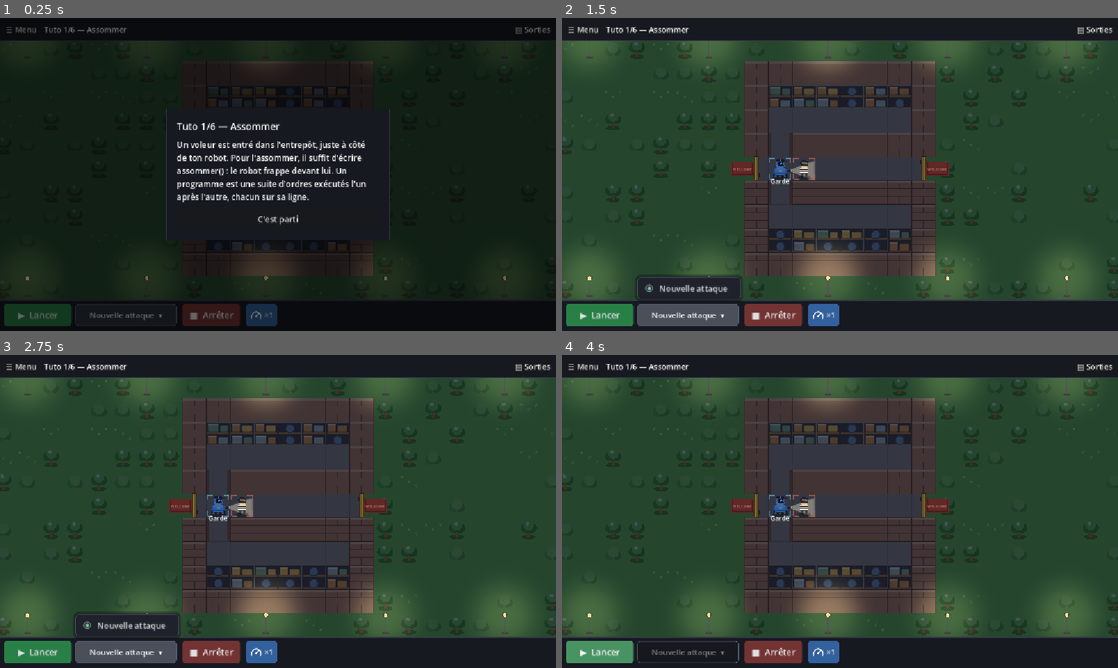
Above: before the commit, frames 1-4 (two rows, left to right).
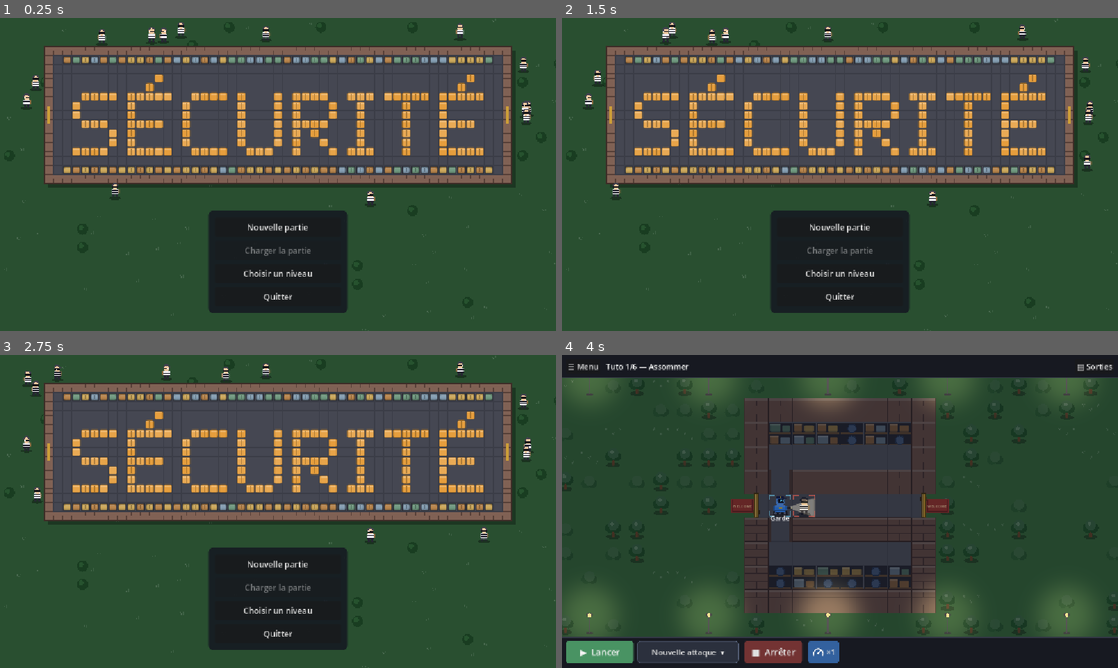
Above: after the commit, the same moments.

Repository: YohanPoirier/jeu_securite
Game: Godot game, scene res://main.tscn
Same seed, same stepped clock (60 frames per second), same inputs: the game is played once before the commit and once after it.
Inputs (mouse positions are in pixels of both pictures, inside the frame that each line leads up to):
- Up to frame 1 (0.25 s): no input
- Up to frame 2 (1.5 s): click (840, 274) at 0.5 s, where only the run after the commit has a clickable "Choisir un niveau"; click "Nouvelle attaque ▾" at 1.25 s
- Up to frame 3 (2.75 s): click "Nouvelle attaque ▾" at 2 s
- Up to frame 4 (4 s): click (840, 564) at 2.75 s, where only the run after the commit has a clickable "Nouvelle partie"; click "▶ Lancer" at 3.5 s

The runs differ from the first frame. In frame 1, 91% of the frame differs, in the area x 0-100%, y 0-100%; in frame 2, 63%; in frame 3, 63%; in frame 4, 1.1%.

Commit message:
Écran d'accueil : entrepôt dont les caisses écrivent SÉCURITÉ, voleurs qui rôdent autour ; nouvelle partie, charger, choisir un niveau, quitter
Co-Authored-By: Claude Opus 5.5 <noreply@anthropic.com>
Claude-Session: https://claude.ai/code/session_01Qn8oNbxsrQNPS2EWgssgFJ

Diff:
--- a/scripts/main.gd
+++ b/scripts/main.gd
@@ -9,6 +9,7 @@
 
 const Interp = preload("res://scripts/interpreter.gd")
 const World = preload("res://scripts/world.gd")
+const TitleScreen = preload("res://scripts/title_screen.gd")
 const RailView = preload("res://scripts/rail_view.gd")
 
 const SAVE_PATH := "user://progression.cfg"
@@ -72,6 +73,7 @@
 var editor_panel: PanelContainer
 var toolbox: VBoxContainer  # boîte à outils : rappel des fonctions utilisables (repliable)
 var toolbox_btn: Button
+var title: Control  # écran d'accueil
 var cam_btn: Button
 var cam_follow := true  # caméra automatique : suit le robot dont l'éditeur est ouvert
 var tex_cam_on: Texture2D
@@ -92,6 +94,49 @@
 	_load_progress()
 	_build_ui()
 	_select_level(mini(unlocked - 1, levels.size() - 1))
+	_build_title()
+	_show_title()
+
+
+# ---------- écran d'accueil ----------
+
+func _build_title() -> void:
+	title = TitleScreen.new()
+	add_child(title)
+	move_child(modal, -1)  # les fenêtres (choix du niveau, confirmation) s'ouvrent par-dessus l'accueil
+	title.new_game.connect(func():
+		if FileAccess.file_exists(SAVE_PATH):
+			_show_modal("nouvelle_partie")
+		else:
+			_start_new_game())
+	title.load_game.connect(func():
+		_hide_title()
+		_select_level(mini(unlocked - 1, levels.size() - 1)))
+	title.choose_level.connect(func(): _show_modal("principal"))
+	title.quit_game.connect(func(): get_tree().quit())
+
+
+func _show_title() -> void:
+	_save_editors()
+	_stop()
+	_close_modal()
+	_close_editor()
+	title.refresh(FileAccess.file_exists(SAVE_PATH))
+	title.visible = true
+
+
+func _hide_title() -> void:
+	if title != null:
+		title.visible = false
+
+
+## Nouvelle partie : la progression et les programmes enregistrés sont effacés, on commence au tuto.
+func _start_new_game() -> void:
+	unlocked = 1
+	codes.clear()
+	_save_progress()
+	_hide_title()
+	_select_level(0)
 
 
 # ---------- données ----------
@@ -935,7 +980,7 @@
 			_modal_title("Menu", true)
 			modal_box.add_child(_modal_button("Recommencer le niveau", _restart_level))
 			modal_box.add_child(_modal_button("Aide", func(): _show_modal("aide")))
-			modal_box.add_child(_modal_button("Retour au menu principal", func(): _show_modal("principal")))
+			modal_box.add_child(_modal_button("Retour à l'accueil", _show_title))
 		"aide":
 			_modal_title("Aide", true)
 			var tabs := HBoxContainer.new()
@@ -982,11 +1027,16 @@
 				modal_box.add_child(_modal_button("Suite" if levels[cur + 1].has("etiquette") else "Niveau suivant", func(): _select_level(cur + 1)))
 			if not _modal_locked():
 				modal_box.add_child(_modal_button("Fermer", _close_modal))
+		"nouvelle_partie":
+			_modal_title("Nouvelle partie", true)
+			var warn := _label("Ta partie en cours (niveaux débloqués et programmes) sera effacée. Cette action est définitive.")
+			warn.autowrap_mode = TextServer.AUTOWRAP_WORD_SMART
+			warn.custom_minimum_size = Vector2(MODAL_W - 20, 0)
+			modal_box.add_child(warn)
+			modal_box.add_child(_modal_button("Effacer et commencer", _start_new_game))
+			modal_box.add_child(_modal_button("Annuler", _close_modal))
 		"principal":
-			var t := _label("Garde Robot")
-			t.add_theme_font_size_override("font_size", 26)
-			t.horizontal_alignment = HORIZONTAL_ALIGNMENT_CENTER
-			modal_box.add_child(t)
+			_modal_title("Choisir un niveau", true)
 			# la liste défile si la fenêtre est trop petite pour tous les niveaux
 			var lsc := ScrollContainer.new()
 			lsc.horizontal_scroll_mode = ScrollContainer.SCROLL_MODE_DISABLED
@@ -1099,6 +1149,7 @@
 func _select_level(idx: int) -> void:
 	if levels.is_empty():
 		return
+	_hide_title()
 	_save_editors()
 	_stop()
 	cur = idx
--- /dev/null
+++ b/scripts/title_screen.gd
@@ -0,0 +1,297 @@
+extends Control
+## Écran d'accueil : un entrepôt vu de dessus dont les caisses écrivent le nom du jeu,
+## des voleurs qui rôdent autour, et les boutons Nouvelle partie / Charger / Choisir un niveau / Quitter.
+
+signal new_game
+signal load_game
+signal choose_level
+signal quit_game
+
+const TITLE := "SÉCURITÉ"
+const N_THIEVES := 14
+
+const C_GRASS := Color(0.16, 0.31, 0.19)
+const C_FLOOR := Color(0.27, 0.28, 0.32)
+const C_TILE := Color(0.23, 0.24, 0.28)
+const C_WALL := Color(0.50, 0.38, 0.33)
+const C_MORTAR := Color(0.34, 0.25, 0.22)
+const LETTER := Color(0.90, 0.62, 0.24)  # caisses qui forment le nom : une seule teinte, bien lisible
+const CRATES := [Color(0.72, 0.52, 0.30), Color(0.52, 0.62, 0.70), Color(0.80, 0.66, 0.36), Color(0.44, 0.60, 0.50)]
+
+## Police 5×7 (les É ont leur accent sur deux rangées au-dessus).
+const GLYPHS := {
+	"S": [".####", "#....", "#....", ".###.", "....#", "....#", "####."],
+	"E": ["#####", "#....", "#....", "####.", "#....", "#....", "#####"],
+	"C": [".####", "#....", "#....", "#....", "#....", "#....", ".####"],
+	"U": ["#...#", "#...#", "#...#", "#...#", "#...#", "#...#", ".###."],
+	"R": ["####.", "#...#", "#...#", "####.", "#.#..", "#..#.", "#...#"],
+	"I": ["###", ".#.", ".#.", ".#.", ".#.", ".#.", "###"],
+	"T": ["#####", "..#..", "..#..", "..#..", "..#..", "..#..", "..#.."],
+}
+
+var buttons: VBoxContainer
+var load_btn: Button
+var _thieves: Array = []
+var _t := 0.0
+
+
+func _ready() -> void:
+	set_anchors_and_offsets_preset(Control.PRESET_FULL_RECT)
+	mouse_filter = Control.MOUSE_FILTER_STOP
+	var rng := RandomNumberGenerator.new()
+	rng.seed = 7
+	for i in N_THIEVES:
+		_thieves.append({
+			"s": rng.randf(),  # position sur le tour (0..1)
+			"lane": rng.randf_range(0.7, 2.2),  # distance au mur, en cases
+			"v": rng.randf_range(0.03, 0.06) * (1 if rng.randf() < 0.6 else -1),  # tours par seconde de marche
+			"ph": rng.randf() * TAU,  # rythme des arrêts (ils rôdent, s'arrêtent, repartent)
+			"f": rng.randf_range(0.25, 0.55),
+		})
+	# boutons, au centre en bas
+	var holder := CenterContainer.new()
+	holder.anchor_left = 0.0
+	holder.anchor_right = 1.0
+	holder.anchor_top = 0.56
+	holder.anchor_bottom = 1.0
+	holder.offset_left = 0
+	holder.offset_right = 0
+	holder.offset_top = 0
+	holder.offset_bottom = 0
+	add_child(holder)
+	var panel := PanelContainer.new()
+	var sb := StyleBoxFlat.new()
+	sb.bg_color = Color(0.08, 0.09, 0.13, 0.86)
+	sb.set_corner_radius_all(10)
+	sb.set_content_margin_all(14)
+	panel.add_theme_stylebox_override("panel", sb)
+	holder.add_child(panel)
+	buttons = VBoxContainer.new()
+	buttons.add_theme_constant_override("separation", 8)
+	panel.add_child(buttons)
+	_button("Nouvelle partie", func(): new_game.emit())
+	load_btn = _button("Charger la partie", func(): load_game.emit())
+	_button("Choisir un niveau", func(): choose_level.emit())
+	if not OS.has_feature("web"):  # dans un navigateur, on ne quitte pas : on ferme l'onglet
+		_button("Quitter", func(): quit_game.emit())
+
+
+func _button(text: String, cb: Callable) -> Button:
+	var b := Button.new()
+	b.text = text
+	b.custom_minimum_size = Vector2(260, 40)
+	b.add_theme_font_size_override("font_size", 17)
+	b.focus_mode = Control.FOCUS_NONE
+	b.pressed.connect(cb)
+	buttons.add_child(b)
+	return b
+
+
+## Bouton « Charger » grisé s'il n'y a pas de partie enregistrée.
+func refresh(has_save: bool) -> void:
+	load_btn.disabled = not has_save
+
+
+func _process(delta: float) -> void:
+	if visible:
+		_t += delta
+		queue_redraw()
+
+
+# ---------- géométrie ----------
+
+func _glyph(ch: String) -> Array:
+	return GLYPHS["E" if ch == "É" else ch]
+
+
+## Taille du texte en cases (largeur, hauteur avec l'accent).
+func _text_cols() -> int:
+	var w := 0
+	for ch in TITLE:
+		w += _glyph(ch)[0].length() + 1
+	return w - 1
+
+
+## Case et rectangle intérieur de l'entrepôt : il occupe le haut de l'écran, au-dessus des boutons.
+func _layout() -> Dictionary:
+	var cols := _text_cols() + 4  # deux cases de marge de chaque côté du texte
+	var rows := 13  # étagère, allée, accent (2), lettres (7), allée, étagère
+	var avail := Vector2(size.x * 0.90, size.y * 0.44)
+	var c := floorf(minf(avail.x / float(cols + 2), avail.y / float(rows + 2)))
+	var inner := Vector2(cols, rows) * c
+	var pos := Vector2((size.x - inner.x) / 2.0, size.y * 0.09 + c)
+	return {"c": c, "inner": Rect2(pos, inner), "cols": cols, "rows": rows}
+
+
+# ---------- dessin ----------
+
+func _draw() -> void:
+	var lay := _layout()
+	var c: float = lay.c
+	var inner: Rect2 = lay.inner
+	draw_rect(Rect2(Vector2.ZERO, size), C_GRASS)
+	_draw_grass(c)
+	# voleurs derrière l'entrepôt (au-dessus de lui à l'écran), puis l'entrepôt, puis ceux devant
+	var pos: Array = []
+	for th in _thieves:
+		pos.append(_thief_pos(th, inner, c))
+	for i in _thieves.size():
+		if pos[i].p.y < inner.get_center().y:
+			_draw_thief(pos[i].p, c * 2.4, pos[i].face, pos[i].moving)
+	_draw_warehouse(inner, c, lay)
+	for i in _thieves.size():
+		if pos[i].p.y >= inner.get_center().y:
+			_draw_thief(pos[i].p, c * 2.4, pos[i].face, pos[i].moving)
+
+
+func _hash(a: int, b: int) -> int:
+	return absi((a * 73856093) ^ (b * 19349663)) % 1000003
+
+
+func _draw_grass(c: float) -> void:
+	var step := c * 2.0
+	var nx := ceili(size.x / step)
+	var ny := ceili(size.y / step)
+	for j in ny:
+		for i in nx:
+			var h := _hash(i, j)
+			if h % 7 == 0:
+				var p := Vector2(i * step + (h % 11) * step / 11.0, j * step + (h % 13) * step / 13.0)
+				draw_line(p, p + Vector2(-2, -5), C_GRASS.lightened(0.15), 1.5)
+				draw_line(p + Vector2(3, 0), p + Vector2(4, -6), C_GRASS.lightened(0.10), 1.5)
+			elif h % 23 == 1:
+				var q := Vector2(i * step + step / 2.0, j * step + step / 2.0)
+				draw_circle(q, step * 0.30, Color(0.10, 0.24, 0.13))
+				draw_circle(q + Vector2(-step * 0.08, -step * 0.08), step * 0.14, Color(0.15, 0.32, 0.18))
+
+
+func _draw_warehouse(inner: Rect2, c: float, lay: Dictionary) -> void:
+	var wall := c * 1.0
+	var outer := inner.grow(wall)
+	# ombre portée
+	draw_rect(Rect2(outer.position + Vector2(c * 0.4, c * 0.5), outer.size), Color(0, 0, 0, 0.30))
+	# murs de briques
+	draw_rect(outer, C_WALL)
+	var rows := int(outer.size.y / (c * 0.5))
+	for r in rows:
+		var y := outer.position.y + r * c * 0.5
+		draw_line(Vector2(outer.position.x, y), Vector2(outer.end.x, y), C_MORTAR, 1.0)
+		var off := c * (0.5 if r % 2 == 0 else 0.0)
+		var x := outer.position.x + off
+		while x < outer.end.x:
+			draw_line(Vector2(x, y), Vector2(x, y + c * 0.5), C_MORTAR, 1.0)
+			x += c
+	draw_rect(outer, C_MORTAR.darkened(0.3), false, 2.0)
+	# sol carrelé
+	draw_rect(inner, C_FLOOR)
+	var cols: int = lay.cols
+	var nrows: int = lay.rows
+	for i in cols + 1:
+		draw_line(inner.position + Vector2(i * c, 0), inner.position + Vector2(i * c, inner.size.y), C_TILE, 1.0)
+	for j in nrows + 1:
+		draw_line(inner.position + Vector2(0, j * c), inner.position + Vector2(inner.size.x, j * c), C_TILE, 1.0)
+	# étagères le long des murs du haut et du bas
+	for i in range(1, cols - 1):
+		for yy in [inner.position.y, inner.end.y - c]:
+			var rc := Rect2(inner.position.x + i * c, yy, c, c)
+			draw_rect(rc.grow(-1.0), Color(0.18, 0.19, 0.22))
+			var h := _hash(i, int(yy))
+			_crate(Rect2(rc.position + Vector2(c * 0.12, c * 0.18), Vector2(c * 0.76, c * 0.64)), CRATES[h % CRATES.size()])
+	# portes dorées à gauche et à droite
+	for x in [outer.position.x, inner.end.x]:
+		draw_rect(Rect2(x + wall * 0.35, inner.get_center().y - c, wall * 0.3, c * 2.0), Color(0.80, 0.62, 0.22))
+	# le nom du jeu en caisses
+	var tx := inner.position.x + 2.0 * c
+	var ty := inner.position.y + 2.0 * c  # rangée 0 de l'accent ; les lettres commencent 2 rangées plus bas
+	var col_i := 0
+	for ch in TITLE:
+		var g: Array = _glyph(ch)
+		var w: int = g[0].length()
+		if ch == "É":
+			_crate(Rect2(tx + (col_i + 3) * c, ty, c, c).grow(-1.0), LETTER)
+			_crate(Rect2(tx + (col_i + 2) * c, ty + c, c, c).grow(-1.0), LETTER)
+		for r in g.size():
+			for k in w:
+				if g[r][k] == "#":
+					var h := _hash(col_i + k, r)
+					_crate(Rect2(tx + (col_i + k) * c, ty + (r + 2) * c, c, c).grow(-1.0), LETTER.lightened(0.06 * float(h % 3)))
+		col_i += w + 1
+
+
+func _crate(r: Rect2, col: Color) -> void:
+	var sb := StyleBoxFlat.new()
+	sb.bg_color = col
+	sb.set_corner_radius_all(maxi(1, int(r.size.x * 0.12)))
+	sb.border_color = col.darkened(0.35)
+	sb.set_border_width_all(1)
+	draw_style_box(sb, r)
+	draw_rect(Rect2(r.position.x + 2.0, r.position.y + 2.0, r.size.x - 4.0, maxf(1.5, r.size.y * 0.14)), col.lightened(0.22))
+	draw_line(Vector2(r.get_center().x, r.position.y + 2.0), Vector2(r.get_center().x, r.end.y - 2.0), col.darkened(0.25), 1.0)
+
+
+## Position d'un voleur : il fait le tour de l'entrepôt sur sa propre allée, en s'arrêtant de temps en temps.
+func _thief_pos(th: Dictionary, inner: Rect2, c: float) -> Dictionary:
+	# avancement : vitesse modulée (arrêts quand le sinus est négatif)
+	var go := maxf(0.0, sin(_t * th.f + th.ph))
+	var s: float = fposmod(th.s + th.v * _integral(th), 1.0)
+	var ring := inner.grow(c * (1.0 + th.lane))
+	var per := 2.0 * (ring.size.x + ring.size.y)
+	var d := s * per
+	var p: Vector2
+	var dir: Vector2
+	if d < ring.size.x:
+		p = ring.position + Vector2(d, 0); dir = Vector2.RIGHT
+	elif d < ring.size.x + ring.size.y:
+		p = Vector2(ring.end.x, ring.position.y + d - ring.size.x); dir = Vector2.DOWN
+	elif d < 2.0 * ring.size.x + ring.size.y:
+		p = Vector2(ring.end.x - (d - ring.size.x - ring.size.y), ring.end.y); dir = Vector2.LEFT
+	else:
+		p = Vector2(ring.position.x, ring.end.y - (d - 2.0 * ring.size.x - ring.size.y)); dir = Vector2.UP
+	if th.v < 0:
+		dir = -dir
+	var face := 1 if dir.x > 0 else (-1 if dir.x < 0 else (1 if int(th.ph * 10) % 2 == 0 else -1))
+	return {"p": p, "face": face, "moving": go > 0.05}
+
+
+## Distance parcourue (en temps « actif ») : intégrale de max(0, sin(f t + φ)), calculée en forme close.
+func _integral(th: Dictionary) -> float:
+	var f: float = th.f
+	var ph: float = th.ph
+	# primitive de max(0, sin) sur une période 2π : 2 par période, plus la partie de la période en cours
+	var a := _t * f + ph
+	var full := floorf(a / TAU)
+	var rem := a - full * TAU
+	var part := (1.0 - cos(minf(rem, PI)))
+	var a0 := ph
+	var full0 := floorf(a0 / TAU)
+	var rem0 := a0 - full0 * TAU
+	var part0 := (1.0 - cos(minf(rem0, PI)))
+	return ((full * 2.0 + part) - (full0 * 2.0 + part0)) / f
+
+
+func _rr(r: Rect2, color: Color, radius: float) -> void:
+	var sb := StyleBoxFlat.new()
+	sb.bg_color = color
+	sb.set_corner_radius_all(maxi(1, int(radius)))
+	draw_style_box(sb, r)
+
+
+## Le voleur du jeu (pull rayé, masque, bonnet, sac), dessiné à la position donnée.
+func _draw_thief(c: Vector2, u: float, face: int, moving: bool) -> void:
+	var f := float(face)
+	var b := -absf(sin(_t * PI * 2.2)) * u * 0.05 if moving else 0.0
+	draw_set_transform(c + Vector2(0, u * 0.34), 0.0, Vector2(1.0, 0.3))
+	draw_circle(Vector2.ZERO, u * 0.26, Color(0, 0, 0, 0.35))
+	draw_set_transform(c, 0.0, Vector2(f, 1.0))
+	_rr(Rect2(-u * 0.12, u * 0.18 + b, u * 0.09, u * 0.16), Color(0.15, 0.15, 0.2), u * 0.03)
+	_rr(Rect2(u * 0.03, u * 0.18 + b, u * 0.09, u * 0.16), Color(0.15, 0.15, 0.2), u * 0.03)
+	_rr(Rect2(-u * 0.20, -u * 0.04 + b, u * 0.14, u * 0.2), Color(0.55, 0.42, 0.25), u * 0.05)
+	_rr(Rect2(-u * 0.15, -u * 0.04 + b, u * 0.30, u * 0.24), Color(0.93, 0.93, 0.95), u * 0.05)
+	for sy in [0.0, 0.08, 0.16]:
+		draw_rect(Rect2(-u * 0.15, u * (0.01 + sy) + b, u * 0.30, u * 0.035), Color(0.12, 0.12, 0.16))
+	draw_circle(Vector2(0, -u * 0.14 + b), u * 0.13, Color(0.93, 0.78, 0.62))
+	draw_rect(Rect2(-u * 0.13, -u * 0.17 + b, u * 0.26, u * 0.07), Color(0.08, 0.08, 0.1))
+	draw_circle(Vector2(u * 0.04, -u * 0.135 + b), u * 0.015, Color.WHITE)
+	draw_circle(Vector2(u * 0.09, -u * 0.135 + b), u * 0.015, Color.WHITE)
+	draw_arc(Vector2(0, -u * 0.17 + b), u * 0.13, PI, TAU, 12, Color(0.25, 0.25, 0.30), u * 0.06)
+	draw_set_transform(Vector2.ZERO, 0.0, Vector2.ONE)
